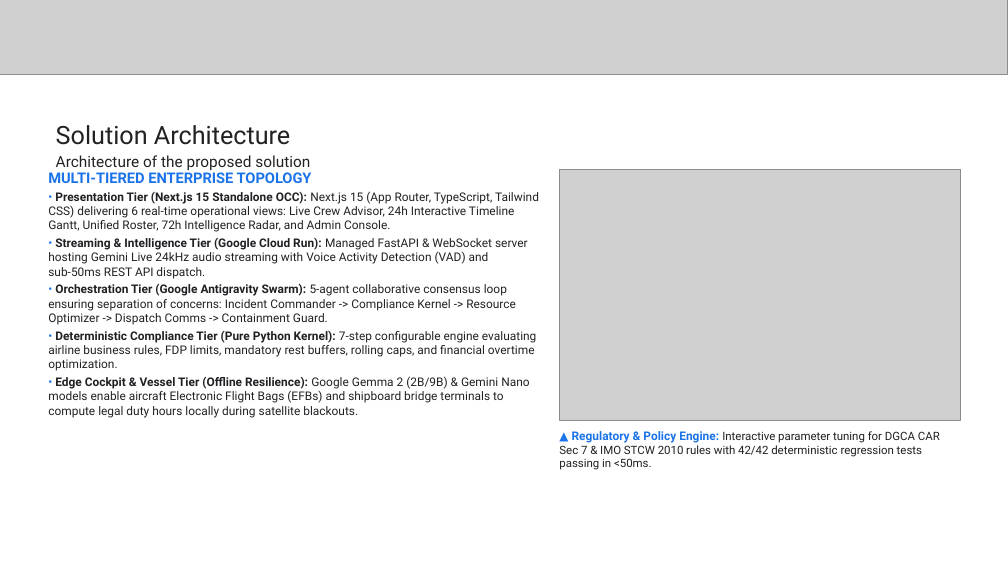
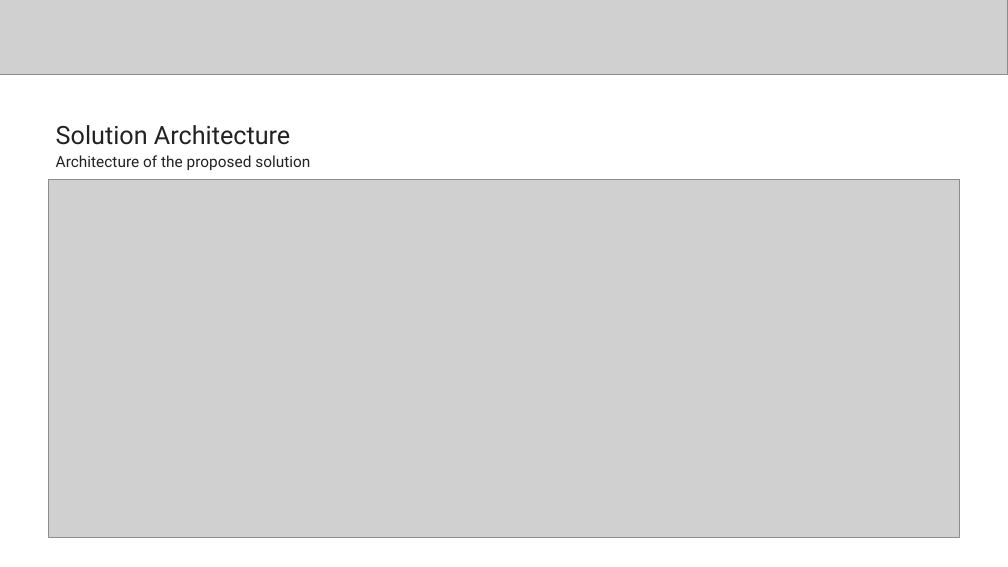
Before and after one commit to chiraghs/crewops, a slide deck: slide 4 of submission/CrewOps - Startup Buildathon Idea Submission.pptx. Drawn at 1008x567 pixels with LibreOffice and Linux fonts; fonts in the diff are those of the drawing; grey boxes stand for pictures. Boxes give left, top, right and bottom in pixels: in the first picture for what was removed or moved away, otherwise in the second. Text is boxed around its words. In the diff, an @@ line names an element or a change of style, - is before the commit and + after.

Commit message:
feat(deck): replace architecture bullet points with dedicated 5-tier enterprise architecture topology diagram

```diff
--- a/submission/CrewOps - Startup Buildathon Idea Submission.pptx
+++ b/submission/CrewOps - Startup Buildathon Idea Submission.pptx
@@ picture: place and size @@
-picture at <box>559,169,961,420</box>
+picture at <box>48,179,960,537</box>
@@ text removed at <box>48,169,539,418</box> @@
-MULTI-TIERED ENTERPRISE TOPOLOGY
-• Presentation Tier (Next.js 15 Standalone OCC): Next.js 15 (App Router, TypeScript, Tailwind CSS) delivering 6 real-time operational views: Live Crew Advisor, 24h Interactive Timeline Gantt, Unified Roster, 72h Intelligence Radar, and Admin Console.
-• Streaming & Intelligence Tier (Google Cloud Run): Managed FastAPI & WebSocket server hosting Gemini Live 24kHz audio streaming with Voice Activity Detection (VAD) and sub-50ms REST API dispatch.
-• Orchestration Tier (Google Antigravity Swarm): 5-agent collaborative consensus loop ensuring separation of concerns: Incident Commander -> Compliance Kernel -> Resource Optimizer -> Dispatch Comms -> Containment Guard.
-• Deterministic Compliance Tier (Pure Python Kernel): 7-step configurable engine evaluating airline business rules, FDP limits, mandatory rest buffers, rolling caps, and financial overtime optimization.
-• Edge Cockpit & Vessel Tier (Offline Resilience): Google Gemma 2 (2B/9B) & Gemini Nano models enable aircraft Electronic Flight Bags (EFBs) and shipboard bridge terminals to compute legal duty hours locally during satellite blackouts.
@@ text removed at <box>559,431,940,470</box> @@
-▲ Regulatory & Policy Engine: Interactive parameter tuning for DGCA CAR Sec 7 & IMO STCW 2010 rules with 42/42 deterministic regression tests passing in <50ms.
```
Also in this commit, not shown: 3 other files.
